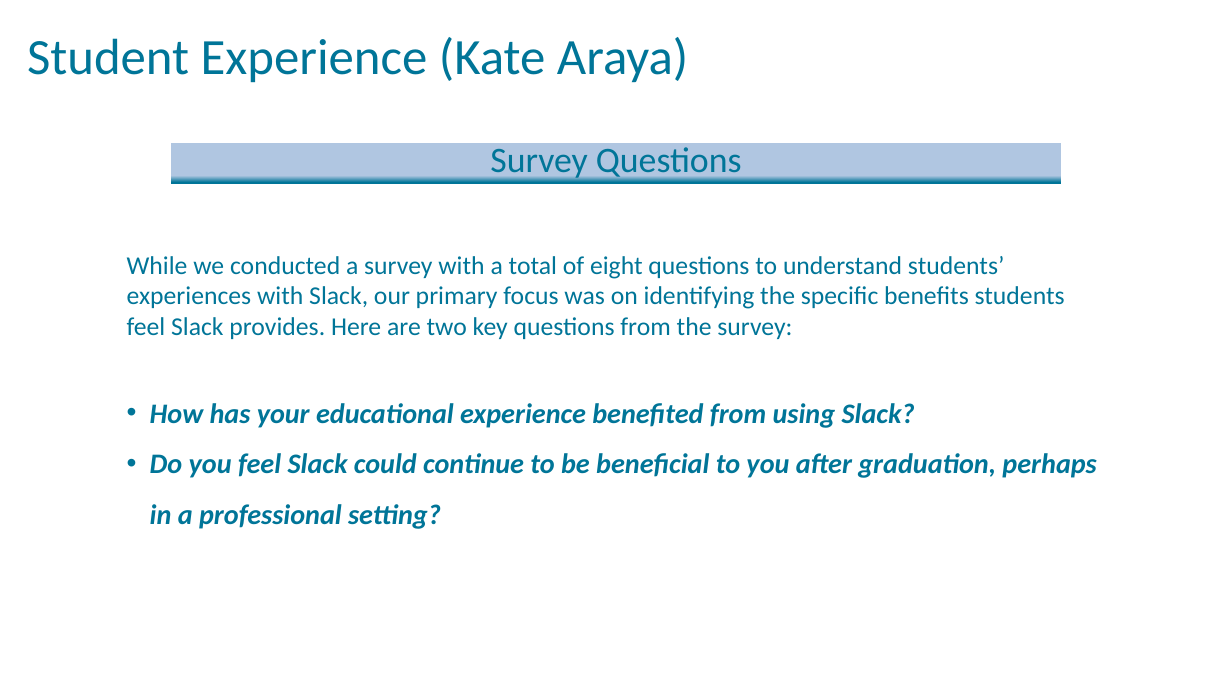
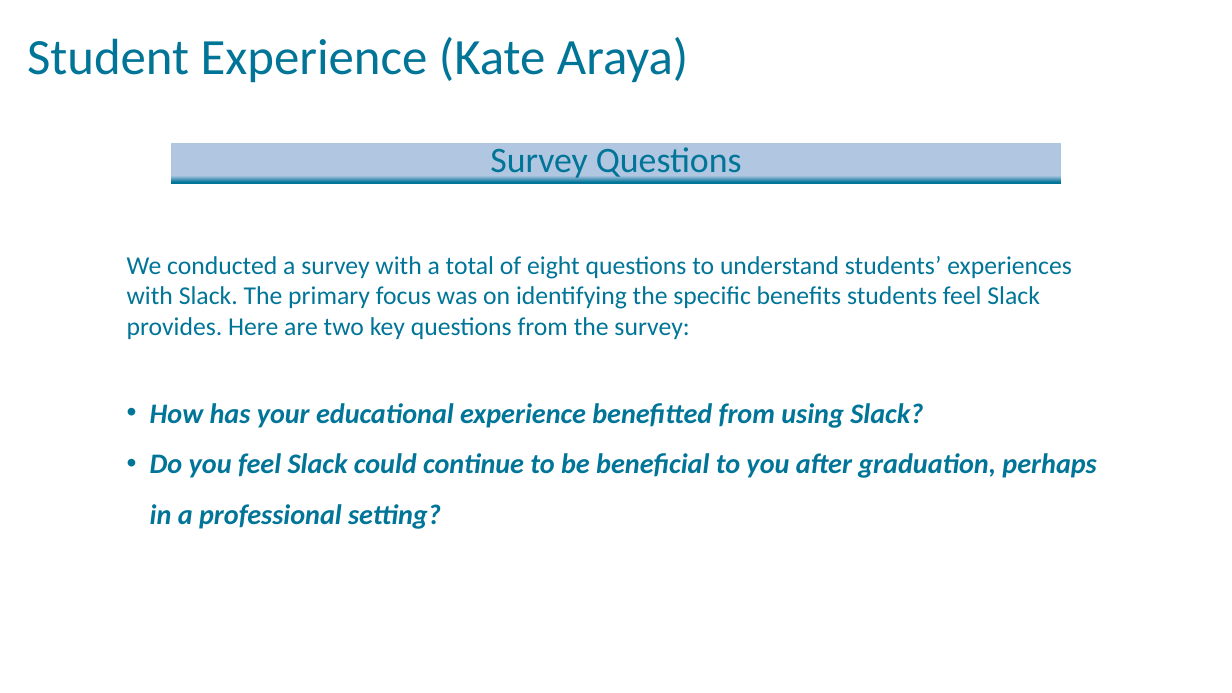
Before and after one commit to FSCJ-FacultyDev/HITEC2024, a slide deck: slide 11 of LeveragingSlackForStudentCollaboration.pptx. Drawn at 1232x693 pixels with LibreOffice and Linux fonts; fonts in the diff are those of the drawing; background and template pictures are left out. Boxes give left, top, right and bottom in pixels: in the first picture for what was removed or moved away, otherwise in the second. Text is boxed around its words. In the diff, an @@ line names an element or a change of style, - is before the commit and + after.

```diff
--- a/LeveragingSlackForStudentCollaboration.pptx
+++ b/LeveragingSlackForStudentCollaboration.pptx
@@ text at (127, 256, 1072, 428): text changed @@
-While we conducted a survey with a total of eight questions to understand students’ experiences with Slack, our primary focus was on identifying the specific benefits students feel Slack provides. Here are two key questions from the survey:
-• How has your educational experience benefited from using Slack?
+We conducted a survey with a total of eight questions to understand students’ experiences with Slack. The primary focus was on identifying the specific benefits students feel Slack provides. Here are two key questions from the survey:
+• How has your educational experience benefitted from using Slack?
```
Also in this commit, not shown: 1 other slide changed, 7 slides added.
